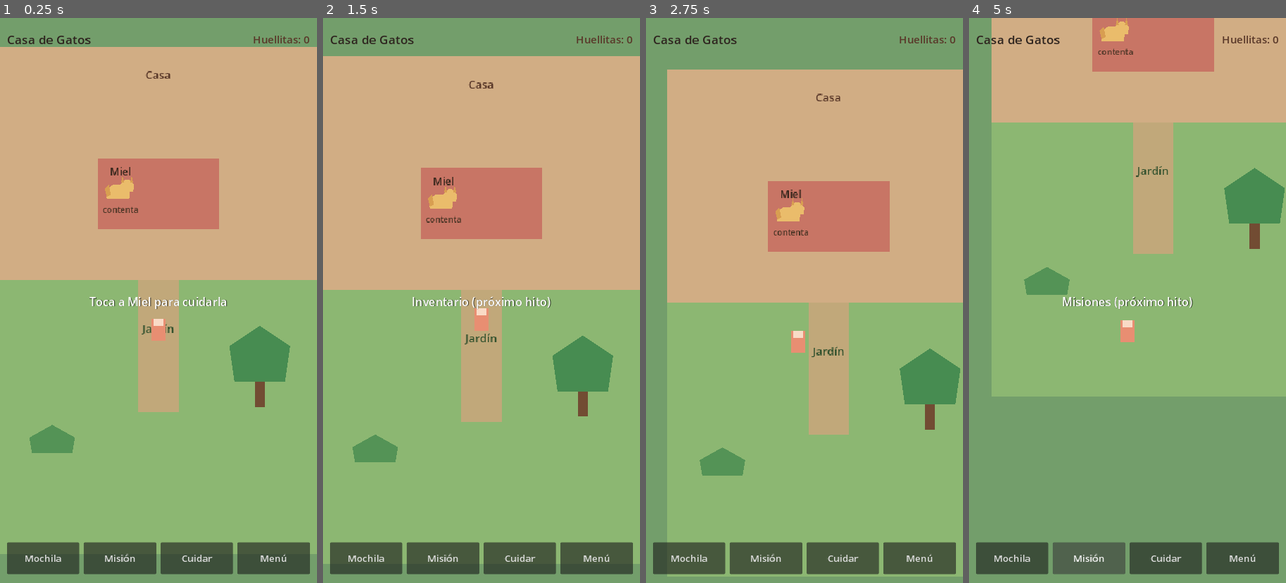
Above: before the commit, frames 1-4 (left to right).
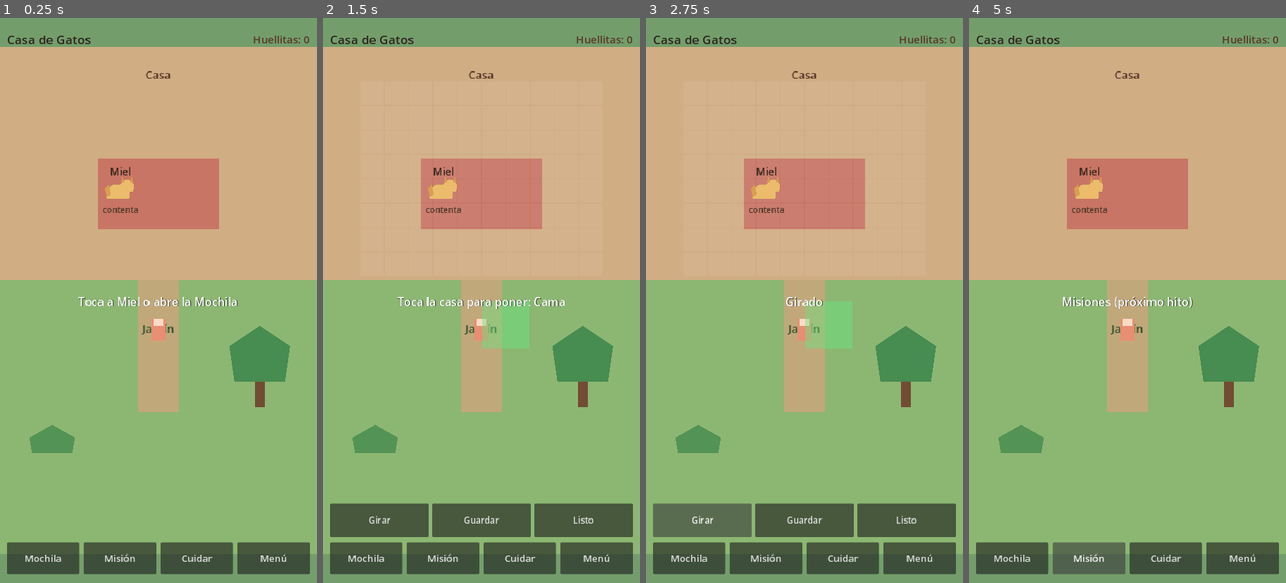
Above: after the commit, the same moments.

Repository: fabianmelo23/Juego-hija
Game: Godot game, scene res://scenes/world/world.tscn
Two runs of this game, one before a commit and one after it. Both use one fixed random seed, a clock stepped at 60 frames per second and the inputs below.
Inputs (mouse positions are in pixels of both pictures, inside the frame that each line leads up to):
- Up to frame 1 (0.25 s): no input
- Up to frame 2 (1.5 s): click "Mochila" at 0.5 s; click (481, 108) at 1.25 s, where only the run after the commit has a clickable "Cama (1)"
- Up to frame 3 (2.75 s): click (703, 520) at 2 s, where only the run after the commit has a clickable "Girar"
- Up to frame 4 (5 s): click (1127, 520) at 2.75 s, where only the run after the commit has a clickable "Guardar"; click (1228, 520) at 3.5 s, where only the run after the commit has a clickable "Listo"; click "Misión" at 4.25 s

The runs differ from the first frame. In frame 1, 0.5% of the frame differs, in the area x 24-75%, y 49-52%; in frame 2, 13%; in frame 3, 31%; in frame 4, 66%, in the area x 0-100%, y 0-95%.

Commit message:
Add Hito 2: inventory backpack and grid furniture placement
Players can open Mochila, place 5 placeholder furniture pieces on a
house grid with rotate/save/done, and persist the room layout locally.

Co-authored-by: fabianmelo23 <fabianmelo23@users.noreply.github.com>

Diff:
--- /dev/null
+++ b/scenes/furniture/furniture_item.tscn
@@ -0,0 +1,18 @@
+[gd_scene load_steps=2 format=3 uid="uid://bqfurnitem001"]
+
+[ext_resource type="Script" path="res://scripts/furniture/furniture_item.gd" id="1_item"]
+
+[node name="FurnitureItem" type="Node2D"]
+script = ExtResource("1_item")
+
+[node name="Body" type="Polygon2D" parent="."]
+color = Color(0.8, 0.6, 0.5, 1)
+polygon = PackedVector2Array(4, 4, 44, 4, 44, 44, 4, 44)
+
+[node name="Label" type="Label" parent="."]
+offset_right = 48.0
+offset_bottom = 24.0
+theme_override_colors/font_color = Color(0.15, 0.1, 0.08, 1)
+theme_override_font_sizes/font_size = 14
+text = "Mueble"
+horizontal_alignment = 1
--- /dev/null
+++ b/scenes/furniture/room_decorator.tscn
@@ -0,0 +1,17 @@
+[gd_scene load_steps=2 format=3 uid="uid://bqroomdeco001"]
+
+[ext_resource type="Script" path="res://scripts/systems/room_decorator.gd" id="1_deco"]
+
+[node name="RoomDecorator" type="Node2D"]
+script = ExtResource("1_deco")
+
+[node name="GridOverlay" type="Node2D" parent="."]
+z_index = -1
+
+[node name="FurnitureLayer" type="Node2D" parent="."]
+z_index = 0
+
+[node name="Ghost" type="Polygon2D" parent="."]
+z_index = 2
+color = Color(0.4, 0.9, 0.5, 0.45)
+polygon = PackedVector2Array(2, 2, 46, 2, 46, 46, 2, 46)
--- a/scenes/ui/touch_hud.tscn
+++ b/scenes/ui/touch_hud.tscn
@@ -115,6 +115,39 @@
 max_value = 100.0
 value = 60.0
 show_percentage = false
+
+[node name="InventoryPanel" type="PanelContainer" parent="SafeArea/Root"]
+visible = false
+layout_mode = 1
+anchors_preset = 15
+anchor_right = 1.0
+anchor_bottom = 1.0
+offset_top = 60.0
+offset_bottom = -180.0
+grow_horizontal = 2
+grow_vertical = 2
+
+[node name="VBox" type="VBoxContainer" parent="SafeArea/Root/InventoryPanel"]
+layout_mode = 2
+theme_override_constants/separation = 10
+
+[node name="InvTitle" type="Label" parent="SafeArea/Root/InventoryPanel/VBox"]
+layout_mode = 2
+theme_override_font_sizes/font_size = 28
+text = "Mochila"
+horizontal_alignment = 1
+
+[node name="InvHint" type="Label" parent="SafeArea/Root/InventoryPanel/VBox"]
+layout_mode = 2
+theme_override_font_sizes/font_size = 18
+text = "Elige un mueble y tócalo en la casa"
+horizontal_alignment = 1
+autowrap_mode = 2
+
+[node name="ItemList" type="VBoxContainer" parent="SafeArea/Root/InventoryPanel/VBox"]
+layout_mode = 2
+size_flags_vertical = 3
+theme_override_constants/separation = 8
 
 [node name="Toast" type="Label" parent="SafeArea/Root"]
 layout_mode = 1
@@ -138,6 +171,44 @@
 horizontal_alignment = 1
 vertical_alignment = 1
 
+[node name="BuildBar" type="HBoxContainer" parent="SafeArea/Root"]
+visible = false
+layout_mode = 1
+anchors_preset = 12
+anchor_top = 1.0
+anchor_right = 1.0
+anchor_bottom = 1.0
+offset_top = -160.0
+offset_bottom = -84.0
+grow_horizontal = 2
+grow_vertical = 0
+theme_override_constants/separation = 8
+alignment = 1
+
+[node name="Rotate" type="Button" parent="SafeArea/Root/BuildBar"]
+custom_minimum_size = Vector2(0, 68)
+layout_mode = 2
+size_flags_horizontal = 3
+focus_mode = 0
+theme_override_font_sizes/font_size = 20
+text = "Girar"
+
+[node name="Save" type="Button" parent="SafeArea/Root/BuildBar"]
+custom_minimum_size = Vector2(0, 68)
+layout_mode = 2
+size_flags_horizontal = 3
+focus_mode = 0
+theme_override_font_sizes/font_size = 20
+text = "Guardar"
+
+[node name="Cancel" type="Button" parent="SafeArea/Root/BuildBar"]
+custom_minimum_size = Vector2(0, 68)
+layout_mode = 2
+size_flags_horizontal = 3
+focus_mode = 0
+theme_override_font_sizes/font_size = 20
+text = "Listo"
+
 [node name="CareBar" type="HBoxContainer" parent="SafeArea/Root"]
 visible = false
 layout_mode = 1
--- a/scenes/world/world.tscn
+++ b/scenes/world/world.tscn
@@ -1,9 +1,10 @@
-[gd_scene load_steps=5 format=3 uid="uid://bqworld001casa"]
+[gd_scene load_steps=6 format=3 uid="uid://bqworld001casa"]
 
 [ext_resource type="Script" path="res://scripts/world/world_controller.gd" id="1_world"]
 [ext_resource type="PackedScene" uid="uid://bqplayer001casa" path="res://scenes/player/player.tscn" id="2_player"]
 [ext_resource type="PackedScene" uid="uid://bqtouchhud001" path="res://scenes/ui/touch_hud.tscn" id="3_hud"]
 [ext_resource type="PackedScene" uid="uid://bqcatmiel001" path="res://scenes/cats/cat.tscn" id="4_cat"]
+[ext_resource type="PackedScene" uid="uid://bqroomdeco001" path="res://scenes/furniture/room_decorator.tscn" id="5_deco"]
 
 [node name="World" type="Node2D"]
 script = ExtResource("1_world")
@@ -67,6 +68,8 @@
 text = "Jardín"
 horizontal_alignment = 1
 
+[node name="RoomDecorator" parent="." instance=ExtResource("5_deco")]
+
 [node name="Cat" parent="." instance=ExtResource("4_cat")]
 position = Vector2(-80, -200)
 
--- /dev/null
+++ b/scripts/furniture/furniture_catalog.gd
@@ -0,0 +1,55 @@
+class_name FurnitureCatalog
+extends RefCounted
+## Catálogo de muebles placeholder para Hito 2.
+
+
+static func all() -> Array[Dictionary]:
+	return [
+		{
+			"id": "bed",
+			"name": "Cama",
+			"color": Color(0.86, 0.55, 0.48, 1),
+			"size": Vector2i(2, 2),
+			"blocks": true,
+			"start_count": 1,
+		},
+		{
+			"id": "bowl",
+			"name": "Plato",
+			"color": Color(0.95, 0.9, 0.55, 1),
+			"size": Vector2i(1, 1),
+			"blocks": false,
+			"start_count": 1,
+		},
+		{
+			"id": "scratcher",
+			"name": "Rascador",
+			"color": Color(0.72, 0.58, 0.38, 1),
+			"size": Vector2i(1, 2),
+			"blocks": true,
+			"start_count": 1,
+		},
+		{
+			"id": "toy",
+			"name": "Juguete",
+			"color": Color(0.55, 0.75, 0.95, 1),
+			"size": Vector2i(1, 1),
+			"blocks": false,
+			"start_count": 1,
+		},
+		{
+			"id": "plant",
+			"name": "Maceta",
+			"color": Color(0.45, 0.72, 0.42, 1),
+			"size": Vector2i(1, 1),
+			"blocks": false,
+			"start_count": 1,
+		},
+	]
+
+
+static func by_id(item_id: String) -> Dictionary:
+	for item in all():
+		if str(item["id"]) == item_id:
+			return item
+	return {}
--- /dev/null
+++ b/scripts/furniture/furniture_item.gd
@@ -0,0 +1,58 @@
+extends Node2D
+## Mueble colocado en la habitación (placeholder visual).
+
+var item_id: String = ""
+var display_name: String = ""
+var footprint: Vector2i = Vector2i.ONE
+var blocks_path: bool = false
+var facing: int = 0 # 0 o 1 (rotado)
+var grid_pos: Vector2i = Vector2i.ZERO
+
+@onready var body: Polygon2D = $Body
+@onready var label: Label = $Label
+
+
+func setup(data: Dictionary, cell: Vector2i, cell_size: float, rot: int = 0) -> void:
+	item_id = str(data.get("id", ""))
+	display_name = str(data.get("name", item_id))
+	footprint = data.get("size", Vector2i.ONE)
+	blocks_path = bool(data.get("blocks", false))
+	facing = rot % 2
+	grid_pos = cell
+	_rebuild_visual(data.get("color", Color.WHITE), cell_size)
+	if label:
+		label.text = display_name
+
+
+func get_occupied_cells() -> Array[Vector2i]:
+	var size := footprint
+	if facing == 1:
+		size = Vector2i(footprint.y, footprint.x)
+	var cells: Array[Vector2i] = []
+	for y in size.y:
+		for x in size.x:
+			cells.append(grid_pos + Vector2i(x, y))
+	return cells
+
+
+func rotate_item(cell_size: float, data: Dictionary) -> void:
+	facing = (facing + 1) % 2
+	_rebuild_visual(data.get("color", Color.WHITE), cell_size)
+
+
+func _rebuild_visual(color: Color, cell_size: float) -> void:
+	var size := footprint
+	if facing == 1:
+		size = Vector2i(footprint.y, footprint.x)
+	var w := size.x * cell_size
+	var h := size.y * cell_size
+	var pad := 4.0
+	body.color = color
+	body.polygon = PackedVector2Array([
+		Vector2(pad, pad),
+		Vector2(w - pad, pad),
+		Vector2(w - pad, h - pad),
+		Vector2(pad, h - pad),
+	])
+	label.position = Vector2(0, h * 0.5 - 12)
+	label.size = Vector2(w, 24)
--- /dev/null
+++ b/scripts/systems/inventory.gd
@@ -0,0 +1,45 @@
+class_name GameInventory
+extends RefCounted
+## Inventario simple de muebles (conteos por id).
+
+signal changed
+
+var _counts: Dictionary = {}
+
+
+func _init() -> void:
+	for item in FurnitureCatalog.all():
+		_counts[str(item["id"])] = int(item.get("start_count", 0))
+
+
+func get_count(item_id: String) -> int:
+	return int(_counts.get(item_id, 0))
+
+
+func can_use(item_id: String) -> bool:
+	return get_count(item_id) > 0
+
+
+func consume(item_id: String) -> bool:
+	if not can_use(item_id):
+		return false
+	_counts[item_id] = get_count(item_id) - 1
+	changed.emit()
+	return true
+
+
+func add(item_id: String, amount: int = 1) -> void:
+	_counts[item_id] = get_count(item_id) + amount
+	changed.emit()
+
+
+func to_dict() -> Dictionary:
+	return _counts.duplicate()
+
+
+func from_dict(data: Dictionary) -> void:
+	for item in FurnitureCatalog.all():
+		var id := str(item["id"])
+		if data.has(id):
+			_counts[id] = int(data[id])
+	changed.emit()
--- /dev/null
+++ b/scripts/systems/room_decorator.gd
@@ -0,0 +1,252 @@
+extends Node2D
+## Modo decoración: cuadrícula en la casa, fantasma, colocar y guardar.
+
+signal decorate_mode_changed(active: bool)
+signal placed(item_id: String)
+signal layout_saved
+signal inventory_changed
+
+const SAVE_PATH := "user://room_layout.json"
+const CELL_SIZE := 48.0
+const GRID_ORIGIN := Vector2(-240, -432)
+const GRID_COLS := 10
+const GRID_ROWS := 8
+
+@onready var furniture_layer: Node2D = $FurnitureLayer
+@onready var ghost: Polygon2D = $Ghost
+@onready var grid_overlay: Node2D = $GridOverlay
+
+var inventory: GameInventory = GameInventory.new()
+var active: bool = false
+var selected_item_id: String = ""
+var ghost_facing: int = 0
+var ghost_cell: Vector2i = Vector2i(-999, -999)
+
+var _furniture_scene: PackedScene = preload("res://scenes/furniture/furniture_item.tscn")
+var _occupied: Dictionary = {} # "x,y" -> furniture node
+
+
+func _ready() -> void:
+	ghost.visible = false
+	grid_overlay.visible = false
+	_build_grid_visual()
+	inventory.changed.connect(func() -> void:
+		inventory_changed.emit()
+	)
+	load_layout()
+
+
+func is_decorating() -> bool:
+	return active
+
+
+func enter_decorate_mode() -> void:
+	active = true
+	grid_overlay.visible = true
+	ghost.visible = selected_item_id != ""
+	decorate_mode_changed.emit(true)
+
+
+func exit_decorate_mode(clear_selection: bool = true) -> void:
+	active = false
+	grid_overlay.visible = false
+	ghost.visible = false
+	if clear_selection:
+		selected_item_id = ""
+		ghost_facing = 0
+	decorate_mode_changed.emit(false)
+
+
+func select_item(item_id: String) -> bool:
+	if not inventory.can_use(item_id):
+		return false
+	selected_item_id = item_id
+	ghost_facing = 0
+	if not active:
+		enter_decorate_mode()
+	_update_ghost_visual()
+	ghost.visible = true
+	return true
+
+
+func rotate_selected() -> void:
+	if selected_item_id == "":
+		return
+	ghost_facing = (ghost_facing + 1) % 2
+	_update_ghost_visual()
+
+
+func handle_world_tap(world_pos: Vector2) -> bool:
+	if not active or selected_item_id == "":
+		return false
+	var cell := world_to_cell(world_pos)
+	if not _can_place(selected_item_id, cell, ghost_facing):
+		return false
+	if not inventory.consume(selected_item_id):
+		return false
+	_spawn_furniture(selected_item_id, cell, ghost_facing)
+	placed.emit(selected_item_id)
+	if not inventory.can_use(selected_item_id):
+		selected_item_id = ""
+		ghost.visible = false
+	else:
+		_update_ghost_at_cell(cell)
+	return true
+
+
+func update_ghost_from_world(world_pos: Vector2) -> void:
+	if not active or selected_item_id == "":
+		return
+	var cell := world_to_cell(world_pos)
+	_update_ghost_at_cell(cell)
+
+
+func world_to_cell(world_pos: Vector2) -> Vector2i:
+	var local := world_pos - GRID_ORIGIN
+	return Vector2i(floori(local.x / CELL_SIZE), floori(local.y / CELL_SIZE))
+
+
+func cell_to_world(cell: Vector2i) -> Vector2:
+	return GRID_ORIGIN + Vector2(cell.x * CELL_SIZE, cell.y * CELL_SIZE)
+
+
+func get_inventory_snapshot() -> Array[Dictionary]:
+	var rows: Array[Dictionary] = []
+	for item in FurnitureCatalog.all():
+		var id := str(item["id"])
+		rows.append({
+			"id": id,
+			"name": str(item["name"]),
+			"count": inventory.get_count(id),
+		})
+	return rows
+
+
+func save_layout() -> void:
+	var items: Array = []
+	for child in furniture_layer.get_children():
+		items.append({
+			"id": child.item_id,
+			"x": child.grid_pos.x,
+			"y": child.grid_pos.y,
+			"facing": child.facing,
+		})
+	var payload := {
+		"inventory": inventory.to_dict(),
+		"items": items,
+	}
+	var file := FileAccess.open(SAVE_PATH, FileAccess.WRITE)
+	if file == null:
+		push_error("No se pudo guardar layout")
+		return
+	file.store_string(JSON.stringify(payload))
+	file.close()
+	layout_saved.emit()
+
+
+func load_layout() -> void:
+	if not FileAccess.file_exists(SAVE_PATH):
+		return
+	var file := FileAccess.open(SAVE_PATH, FileAccess.READ)
+	if file == null:
+		return
+	var text := file.get_as_text()
+	file.close()
+	var parsed: Variant = JSON.parse_string(text)
+	if typeof(parsed) != TYPE_DICTIONARY:
+		return
+	_clear_furniture()
+	var data: Dictionary = parsed
+	if data.has("inventory"):
+		inventory.from_dict(data["inventory"])
+	for entry in data.get("items", []):
+		if typeof(entry) != TYPE_DICTIONARY:
+			continue
+		_spawn_furniture(
+			str(entry.get("id", "")),
+			Vector2i(int(entry.get("x", 0)), int(entry.get("y", 0))),
+			int(entry.get("facing", 0))
+		)
+
+
+func _spawn_furniture(item_id: String, cell: Vector2i, facing: int) -> void:
+	var data := FurnitureCatalog.by_id(item_id)
+	if data.is_empty():
+		return
+	var node: Node2D = _furniture_scene.instantiate()
+	furniture_layer.add_child(node)
+	node.position = cell_to_world(cell)
+	node.setup(data, cell, CELL_SIZE, facing)
+	for occupied in node.get_occupied_cells():
+		_occupied[_cell_key(occupied)] = node
+
+
+func _can_place(item_id: String, cell: Vector2i, facing: int) -> bool:
+	var data := FurnitureCatalog.by_id(item_id)
+	if data.is_empty():
+		return false
+	var size: Vector2i = data.get("size", Vector2i.ONE)
+	if facing == 1:
+		size = Vector2i(size.y, size.x)
+	for y in size.y:
+		for x in size.x:
+			var c := cell + Vector2i(x, y)
+			if c.x < 0 or c.y < 0 or c.x >= GRID_COLS or c.y >= GRID_ROWS:
+				return false
+			if _occupied.has(_cell_key(c)):
+				return false
+	return true
+
+
+func _update_ghost_at_cell(cell: Vector2i) -> void:
+	ghost_cell = cell
+	ghost.position = cell_to_world(cell)
+	var valid := _can_place(selected_item_id, cell, ghost_facing)
+	ghost.color = Color(0.4, 0.9, 0.5, 0.45) if valid else Color(0.95, 0.35, 0.3, 0.45)
+	_update_ghost_visual()
+
+
+func _update_ghost_visual() -> void:
+	var data := FurnitureCatalog.by_id(selected_item_id)
+	if data.is_empty():
+		ghost.visible = false
+		return
+	var size: Vector2i = data.get("size", Vector2i.ONE)
+	if ghost_facing == 1:
+		size = Vector2i(size.y, size.x)
+	var w := size.x * CELL_SIZE
+	var h := size.y * CELL_SIZE
+	ghost.polygon = PackedVector2Array([
+		Vector2(2, 2),
+		Vector2(w - 2, 2),
+		Vector2(w - 2, h - 2),
+		Vector2(2, h - 2),
+	])
+
+
+func _clear_furniture() -> void:
+	for child in furniture_layer.get_children():
+		child.queue_free()
+	_occupied.clear()
+
+
+func _cell_key(cell: Vector2i) -> String:
+	return "%d,%d" % [cell.x, cell.y]
+
+
+func _build_grid_visual() -> void:
+	for child in grid_overlay.get_children():
+		child.queue_free()
+	for y in GRID_ROWS:
+		for x in GRID_COLS:
+			var cell := Polygon2D.new()
+			cell.color = Color(1, 1, 1, 0.07)
+			cell.position = cell_to_world(Vector2i(x, y))
+			var s := CELL_SIZE
+			cell.polygon = PackedVector2Array([
+				Vector2(1, 1),
+				Vector2(s - 1, 1),
+				Vector2(s - 1, s - 1),
+				Vector2(1, s - 1),
+			])
+			grid_overlay.add_child(cell)
--- a/scripts/ui/touch_hud.gd
+++ b/scripts/ui/touch_hud.gd
@@ -1,8 +1,10 @@
 extends CanvasLayer
-## HUD táctil: barra inferior + panel de cuidados del gato.
+## HUD táctil: cuidados + mochila + modo decorar.
 
 signal action_pressed(action_id: String)
 signal care_action_pressed(action_id: String)
+signal inventory_item_pressed(item_id: String)
+signal build_action_pressed(action_id: String)
 
 @onready var toast_label: Label = $SafeArea/Root/Toast
 @onready var huellitas_label: Label = $SafeArea/Root/TopBar/HuellitasLabel
@@ -13,6 +15,9 @@
 @onready var energy_bar: ProgressBar = $SafeArea/Root/CatPanel/VBox/EnergyRow/EnergyBar
 @onready var happiness_bar: ProgressBar = $SafeArea/Root/CatPanel/VBox/HappyRow/HappyBar
 @onready var care_bar: HBoxContainer = $SafeArea/Root/CareBar
+@onready var inventory_panel: PanelContainer = $SafeArea/Root/InventoryPanel
+@onready var inventory_list: VBoxContainer = $SafeArea/Root/InventoryPanel/VBox/ItemList
+@onready var build_bar: HBoxContainer = $SafeArea/Root/BuildBar
 
 var _toast_tween: Tween
 var huellitas: int = 0
@@ -23,12 +28,17 @@
 	toast_label.visible = false
 	cat_panel.visible = false
 	care_bar.visible = false
+	inventory_panel.visible = false
+	build_bar.visible = false
 	for button in bottom_bar.get_children():
 		if button is Button:
 			button.pressed.connect(_on_button_pressed.bind(String(button.name)))
 	for button in care_bar.get_children():
 		if button is Button:
 			button.pressed.connect(_on_care_button_pressed.bind(String(button.name)))
+	for button in build_bar.get_children():
+		if button is Button:
+			button.pressed.connect(_on_build_button_pressed.bind(String(button.name)))
 
 
 func _on_button_pressed(button_name: String) -> void:
@@ -37,6 +47,10 @@
 
 func _on_care_button_pressed(button_name: String) -> void:
 	care_action_pressed.emit(button_name.to_lower())
+
+
+func _on_build_button_pressed(button_name: String) -> void:
+	build_action_pressed.emit(button_name.to_lower())
 
 
 func set_huellitas(amount: int) -> void:
@@ -64,6 +78,7 @@
 
 
 func show_cat_status(cat_name: String, hunger: float, energy: float, happiness: float) -> void:
+	hide_inventory()
 	cat_panel.visible = true
 	care_bar.visible = true
 	cat_title.text = cat_name
@@ -83,3 +98,42 @@
 	hunger_bar.value = hunger
 	energy_bar.value = energy
 	happiness_bar.value = happiness
+
+
+func show_inventory(rows: Array) -> void:
+	hide_cat_status()
+	inventory_panel.visible = true
+	for child in inventory_list.get_children():
+		child.queue_free()
+	for row in rows:
+		var id := str(row.get("id", ""))
+		var item_name := str(row.get("name", id))
+		var count := int(row.get("count", 0))
+		var button := Button.new()
+		button.focus_mode = Control.FOCUS_NONE
+		button.custom_minimum_size = Vector2(0, 64)
+		button.add_theme_font_size_override("font_size", 22)
+		button.text = "%s  (%d)" % [item_name, count]
+		button.disabled = count <= 0
+		button.pressed.connect(func() -> void:
+			inventory_item_pressed.emit(id)
+		)
+		inventory_list.add_child(button)
+
+
+func hide_inventory() -> void:
+	inventory_panel.visible = false
+
+
+func is_inventory_open() -> bool:
+	return inventory_panel.visible
+
+
+func show_build_bar(show: bool) -> void:
+	build_bar.visible = show
+
+
+func set_decorate_chrome(active: bool) -> void:
+	show_build_bar(active)
+	if active:
+		hide_cat_status()
--- a/scripts/world/world_controller.gd
+++ b/scripts/world/world_controller.gd
@@ -1,9 +1,10 @@
 extends Node2D
-## Orquesta toques: seleccionar gato o mover a la cuidadora.
+## Orquesta toques: gatos, caminar y decorar la casa.
 
 @onready var player: CharacterBody2D = $Player
 @onready var touch_hud: CanvasLayer = $TouchHUD
 @onready var cat: Node2D = $Cat
+@onready var decorator: Node2D = $RoomDecorator
 
 ## Zona caminable en coordenadas del mundo (casa + jardín).
 @export var walk_rect: Rect2 = Rect2(-300, -480, 600, 960)
@@ -14,11 +15,18 @@
 func _ready() -> void:
 	touch_hud.action_pressed.connect(_on_hud_action)
 	touch_hud.care_action_pressed.connect(_on_care_action)
+	touch_hud.inventory_item_pressed.connect(_on_inventory_item)
+	touch_hud.build_action_pressed.connect(_on_build_action)
+	decorator.placed.connect(_on_furniture_placed)
+	decorator.layout_saved.connect(func() -> void:
+		touch_hud.show_toast("Casa guardada")
+	)
+	decorator.inventory_changed.connect(_refresh_inventory_if_open)
 	cat.needs_changed.connect(_on_cat_needs_changed)
 	cat.reacted.connect(func(message: String) -> void:
 		touch_hud.show_toast(message)
 	)
-	touch_hud.show_toast("Toca a Miel para cuidarla")
+	touch_hud.show_toast("Toca a Miel o abre la Mochila")
 
 
 func _unhandled_input(event: InputEvent) -> void:
@@ -34,6 +42,16 @@
 
 func _handle_world_tap(screen_position: Vector2) -> void:
 	var world_pos := get_canvas_transform().affine_inverse() * screen_position
+
+	if decorator.is_decorating():
+		touch_hud.hide_inventory()
+		if decorator.handle_world_tap(world_pos):
+			touch_hud.show_toast("¡Mueble colocado!")
+		else:
+			decorator.update_ghost_from_world(world_pos)
+			touch_hud.show_toast("Elige otra casilla de la casa")
+		return
+
 	var tapped_cat := _find_cat_at(world_pos)
 	if tapped_cat != null:
 		_select_cat(tapped_cat)
@@ -41,8 +59,9 @@
 	if not walk_rect.has_point(world_pos):
 		touch_hud.show_toast("Ahí no se puede caminar")
 		return
-	# Tocar el suelo deselecciona y camina.
 	_clear_selection()
+	if touch_hud.is_inventory_open():
+		touch_hud.hide_inventory()
 	player.go_to(world_pos)
 
 
@@ -54,6 +73,8 @@
 
 
 func _select_cat(target: Node2D) -> void:
+	if decorator.is_decorating():
+		return
 	if _selected_cat == target:
 		touch_hud.show_toast("Elige: Comer, Mimos, Jugar o Dormir")
 		return
@@ -69,7 +90,6 @@
 		_selected_cat.happiness
 	)
 	touch_hud.show_toast("Cuidando a %s" % _selected_cat.cat_name)
-	# Acerca un poco a la jugadora para que se sienta el cuidado.
 	var approach := _selected_cat.global_position + Vector2(48, 10)
 	if walk_rect.has_point(approach):
 		player.go_to(approach)
@@ -91,16 +111,62 @@
 func _on_hud_action(action_id: String) -> void:
 	match action_id:
 		"inventory":
-			touch_hud.show_toast("Inventario (próximo hito)")
+			_open_inventory()
 		"mission":
 			touch_hud.show_toast("Misiones (próximo hito)")
 		"care":
+			if decorator.is_decorating():
+				touch_hud.show_toast("Termina de decorar con Listo")
+				return
 			if _selected_cat == null:
 				_select_cat(cat)
 			else:
 				touch_hud.show_toast("Usa Comer / Mimos / Jugar / Dormir")
 		"pause":
-			touch_hud.show_toast("Pausa / guardar (próximo)")
+			touch_hud.show_toast("Pausa / menú (próximo)")
+
+
+func _open_inventory() -> void:
+	_clear_selection()
+	touch_hud.show_inventory(decorator.get_inventory_snapshot())
+	touch_hud.show_toast("Elige un mueble")
+
+
+func _refresh_inventory_if_open() -> void:
+	if touch_hud.is_inventory_open():
+		touch_hud.show_inventory(decorator.get_inventory_snapshot())
+
+
+func _on_inventory_item(item_id: String) -> void:
+	if decorator.select_item(item_id):
+		touch_hud.hide_inventory()
+		touch_hud.set_decorate_chrome(true)
+		var data := FurnitureCatalog.by_id(item_id)
+		touch_hud.show_toast("Toca la casa para poner: %s" % str(data.get("name", item_id)))
+	else:
+		touch_hud.show_toast("Ya no te queda de eso")
+
+
+func _on_build_action(action_id: String) -> void:
+	match action_id:
+		"rotate":
+			decorator.rotate_selected()
+			touch_hud.show_toast("Girado")
+		"save":
+			decorator.save_layout()
+		"cancel":
+			decorator.save_layout()
+			decorator.exit_decorate_mode()
+			touch_hud.set_decorate_chrome(false)
+			touch_hud.show_toast("Listo — casa guardada")
+
+
+func _on_furniture_placed(item_id: String) -> void:
+	touch_hud.add_huellitas(2)
+	# Un hogar bonito anima a Miel.
+	if item_id in ["bed", "toy", "scratcher"]:
+		cat.happiness = minf(100.0, cat.happiness + 8.0)
+	_refresh_inventory_if_open()
 
 
 func _on_care_action(action_id: String) -> void:
--- /dev/null
+++ b/tools/test_hito2.gd
@@ -0,0 +1,42 @@
+extends SceneTree
+## Prueba headless del Hito 2 (inventario + colocación + guardado).
+
+
+func _init() -> void:
+	call_deferred("_run")
+
+
+func _run() -> void:
+	var deco_scene: PackedScene = load("res://scenes/furniture/room_decorator.tscn")
+	var deco: Node2D = deco_scene.instantiate()
+	root.add_child(deco)
+
+	if deco.inventory.get_count("bed") < 1:
+		push_error("should start with a bed")
+		quit(1)
+		return
+
+	if not deco.select_item("bed"):
+		push_error("select bed failed")
+		quit(1)
+		return
+
+	var world_pos: Vector2 = deco.cell_to_world(Vector2i(1, 1)) + Vector2(10, 10)
+	if not deco.handle_world_tap(world_pos):
+		push_error("place bed failed")
+		quit(1)
+		return
+
+	if deco.inventory.get_count("bed") != 0:
+		push_error("bed should be consumed")
+		quit(1)
+		return
+
+	deco.save_layout()
+	if not FileAccess.file_exists(deco.SAVE_PATH):
+		push_error("save file missing")
+		quit(1)
+		return
+
+	print("HITO2_TEST_OK placed_bed inventory_toy=%d" % deco.inventory.get_count("toy"))
+	quit(0)
Not shown, changed: docs/GDD-v1.md
